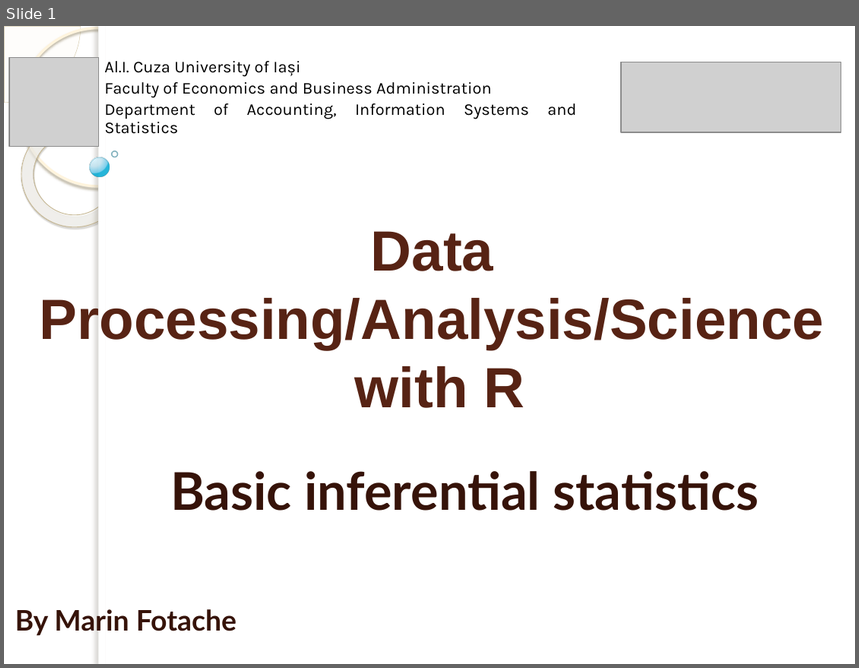
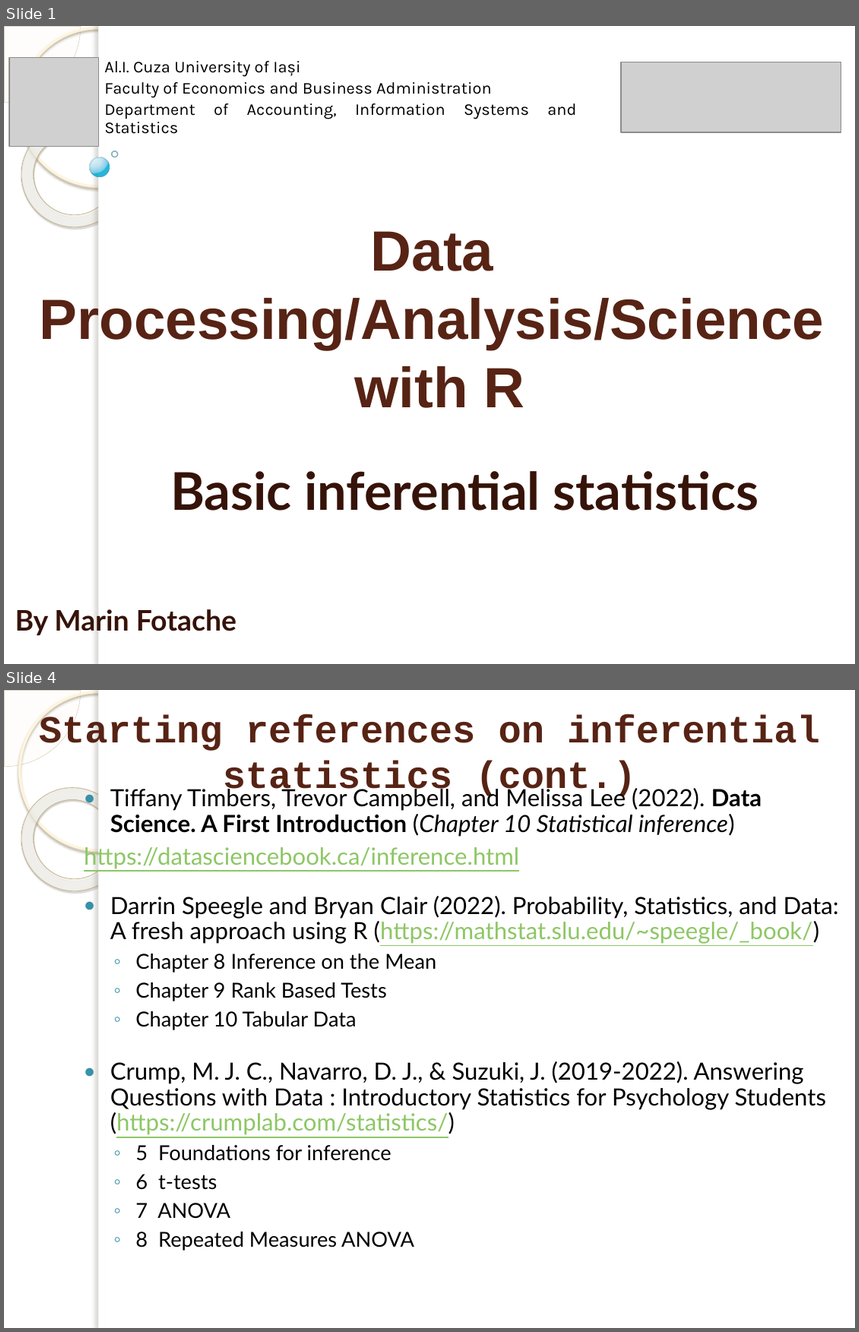
Before and after one commit to marinfotache/Data-Processing-Analysis-Science-with-R, a slide deck: 10 Basic Inferential Statistics/10_basic_inferential_statistics.pptx. Shown one above the other, each under a label of ours: slide 1 before the commit, slides 1 and 4 after it; the slides between them are not shown. The pictures are 859x668 and 859x1332 pixels, drawn with LibreOffice and Linux fonts; fonts in the diff are those of the drawing; grey boxes stand for pictures; background and template pictures are left out. Boxes give left, top, right and bottom in pixels: in the first picture for what was removed or moved away, otherwise in the second. Text is boxed around its words. In the diff, an @@ line names an element or a change of style, - is before the commit and + after.

```diff
--- a/10 Basic Inferential Statistics/10_basic_inferential_statistics.pptx
+++ b/10 Basic Inferential Statistics/10_basic_inferential_statistics.pptx
@@ slide 4 added at bbox=[4, 690, 855, 1328], background picture (left out); not listed: 5 template elements that a slide beside it also shows @@
@@ title added at bbox=[39, 714, 820, 799], 32.4 pt, text #572314, bold @@
+Starting references on inferential statistics (cont.)
@@ text added at bbox=[84, 786, 839, 1251], 20 pt, text #000000 @@
+● Tiffany Timbers, Trevor Campbell, and Melissa Lee (2022). Data Science. A First Introduction (Chapter 10 Statistical inference)
+https://datasciencebook.ca/inference.html
+● Darrin Speegle and Bryan Clair (2022). Probability, Statistics, and Data: A fresh approach using R (https://mathstat.slu.edu/~speegle/_book/)
+  ◦ Chapter 8 Inference on the Mean
+  ◦ Chapter 9 Rank Based Tests
+  ◦ Chapter 10 Tabular Data
+● Crump, M. J. C., Navarro, D. J., & Suzuki, J. (2019-2022). Answering Questions with Data : Introductory Statistics for Psychology Students (https://crumplab.com/statistics/)
+  ◦ 5 Foundations for inference
+  ◦ 6 t-tests
+  ◦ 7 ANOVA
+  ◦ 8 Repeated Measures ANOVA
```
Also in this commit, not shown: 3 slides changed, 1 other slide added, 1 slide removed.
